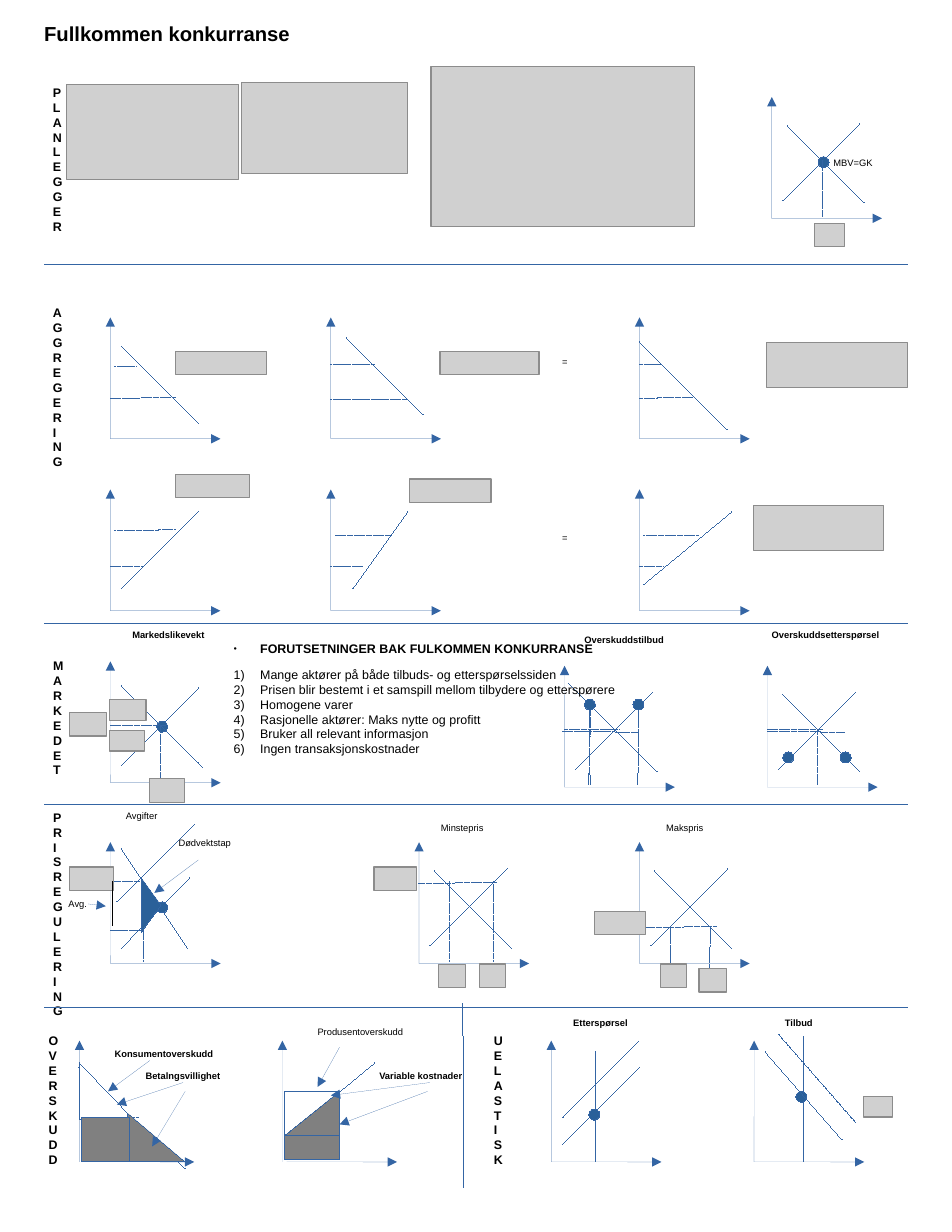
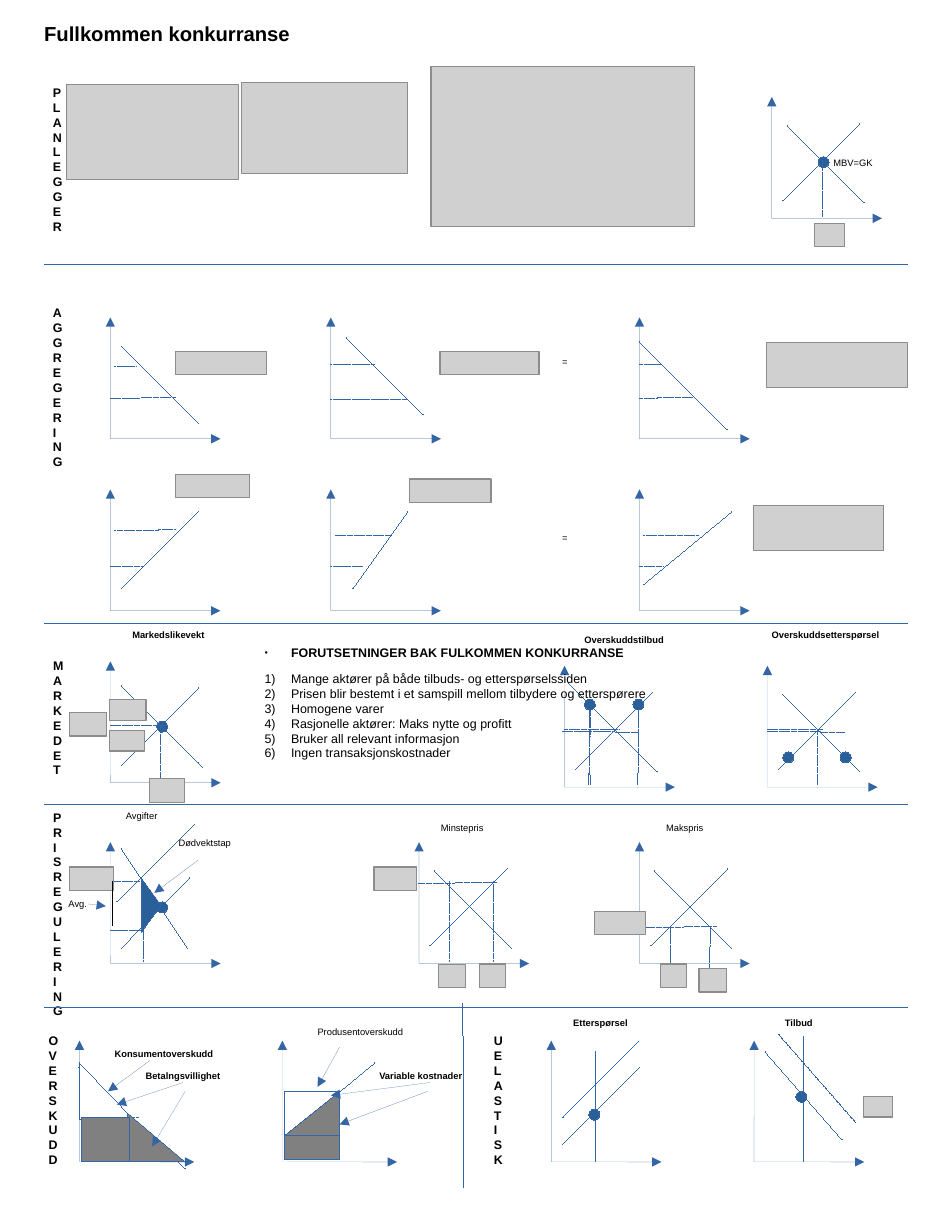
Before and after one commit to joernih/SFB10816Mikrooekonomi, a slide deck: slide 11 of forelesninger/drawio/alle_halden6.odp. Drawn at 952x1232 pixels with LibreOffice and Linux fonts; fonts in the diff are those of the drawing; grey boxes stand for pictures; background and template pictures are left out. Boxes give left, top, right and bottom in pixels: in the first picture for what was removed or moved away, otherwise in the second. Text is boxed around its words. In the diff, an @@ line names an element or a change of style, - is before the commit and + after.

```diff
--- a/forelesninger/drawio/alle_halden6.odp
+++ b/forelesninger/drawio/alle_halden6.odp
@@ text "FORUTSETNINGER BAK FULKOMMEN KONKURRANSE" moved from (x1=260, y1=644, x2=615, y2=756) to (x1=291, y1=648, x2=646, y2=760) @@
```
Also in this commit, not shown: 1 other slide changed, 17 other files.
